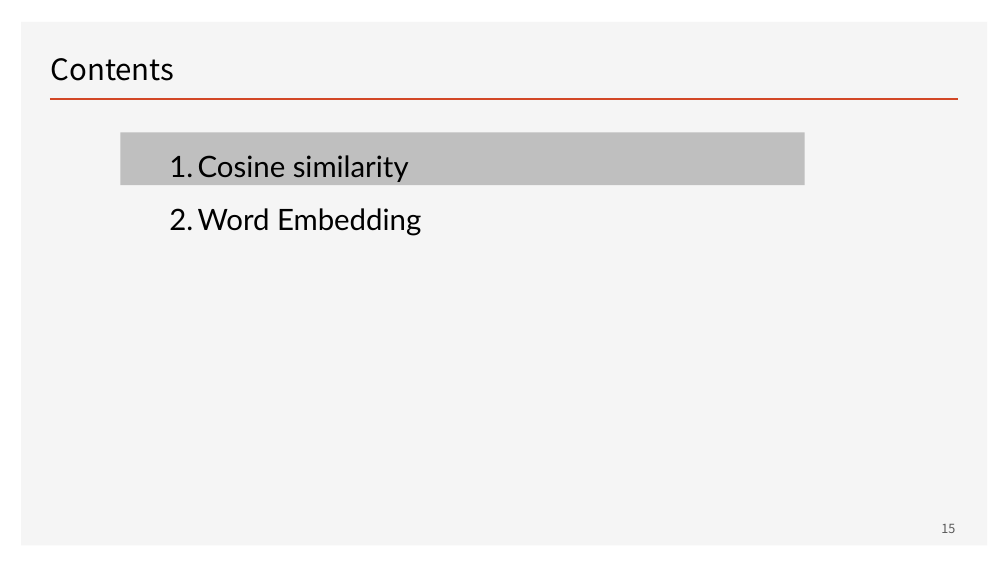
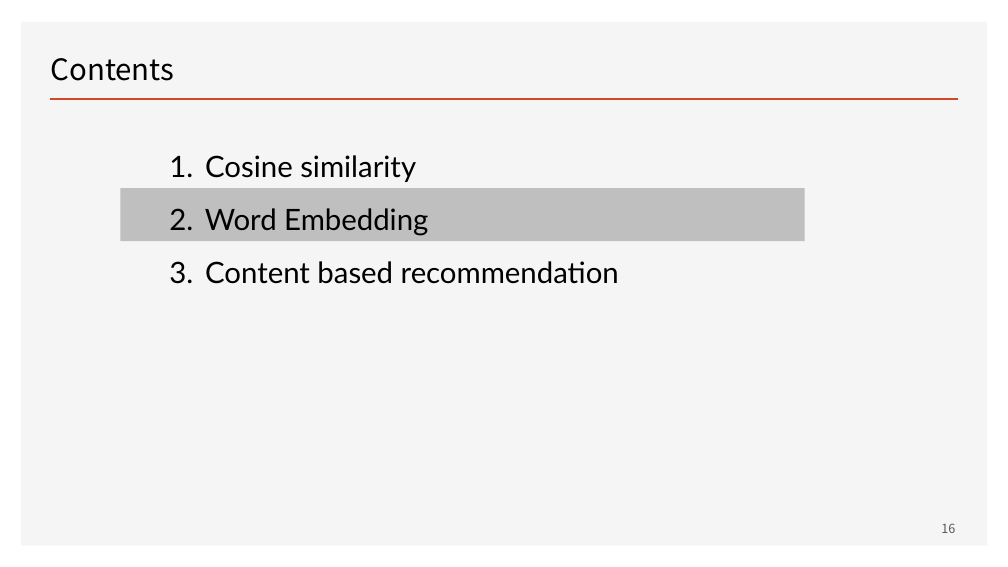
Before and after one commit to ancestor9/mathematics-for-machine-learning, a slide deck: slide 16 of Linear_Algebra/w8_Recommendation System.pptx (slide 15 before the commit). Drawn at 1008x567 pixels with LibreOffice and Linux fonts; fonts in the diff are those of the drawing. Boxes give left, top, right and bottom in pixels: in the first picture for what was removed or moved away, otherwise in the second. Text is boxed around its words. In the diff, an @@ line names an element or a change of style, - is before the commit and + after.

```diff
--- a/Linear_Algebra/w8_Recommendation System.pptx
+++ b/Linear_Algebra/w8_Recommendation System.pptx
@@ rectangle: place and size @@
-rectangle at [120,132,805,185]
+rectangle at [120,188,805,241]
@@ text at [205,261,619,284]: paragraph added @@
+3. Content based recommendation
@@ page number at [941,523,955,533]: text changed @@
-15
+16
```
Also in this commit, not shown: 7 other slides changed, 8 slides added, 3 slides removed.
